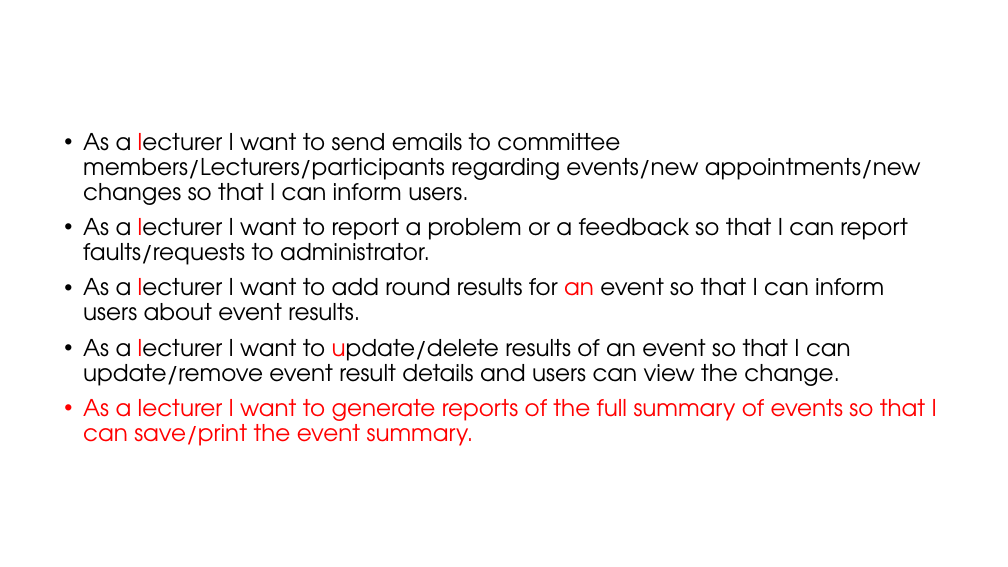
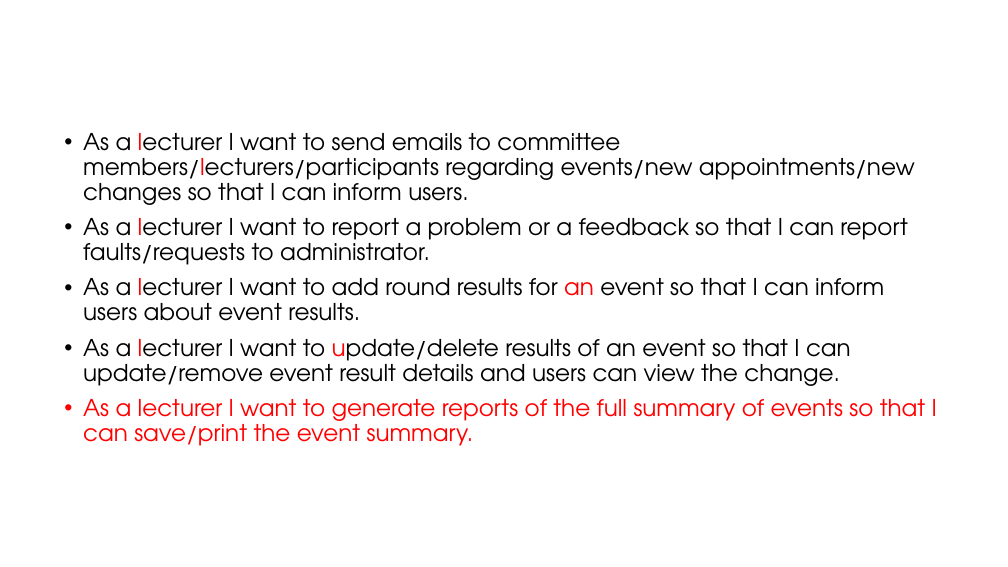
Before and after one commit to Sajith16/CSSEDocs, a slide deck: slide 11 of CodeFest-Management-Tool.pptx. Drawn at 1008x567 pixels with LibreOffice and Linux fonts; fonts in the diff are those of the drawing; background and template pictures are left out. Boxes give left, top, right and bottom in pixels: in the first picture for what was removed or moved away, otherwise in the second. Text is boxed around its words. In the diff, an @@ line names an element or a change of style, - is before the commit and + after.

Commit message:
updated

```diff
--- a/CodeFest-Management-Tool.pptx
+++ b/CodeFest-Management-Tool.pptx
@@ text at box(83, 133, 915, 205): text changed @@
-• As a lecturer I want to send emails to committee members/Lecturers/participants regarding events/new appointments/new changes so that I can inform users.
+• As a lecturer I want to send emails to committee members/lecturers/participants regarding events/new appointments/new changes so that I can inform users.
```
Also in this commit, not shown: 3 other slides changed.
